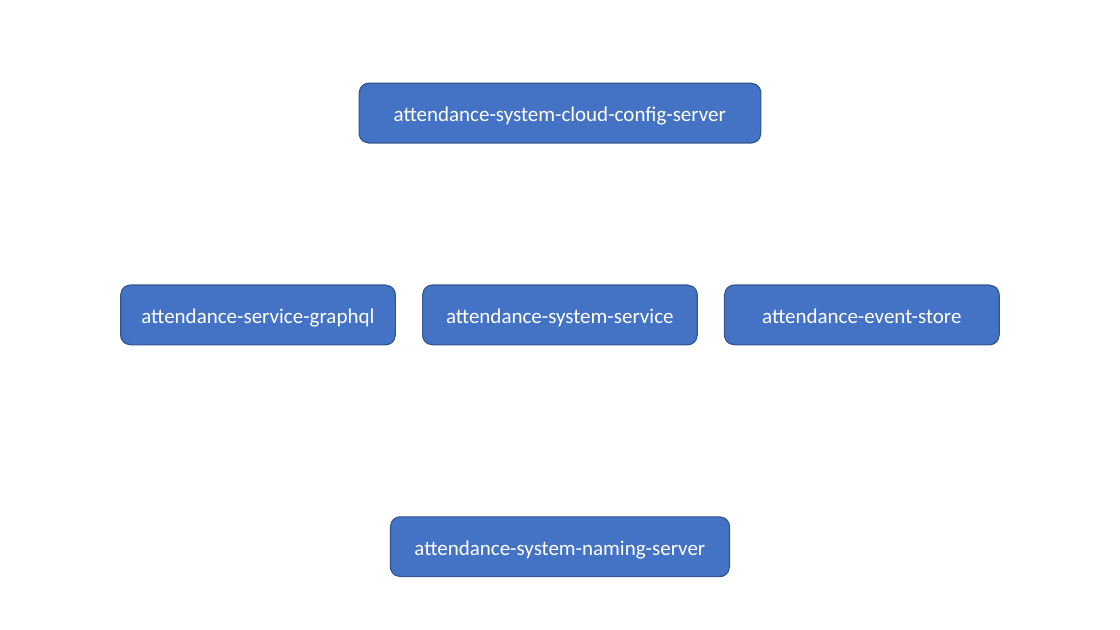
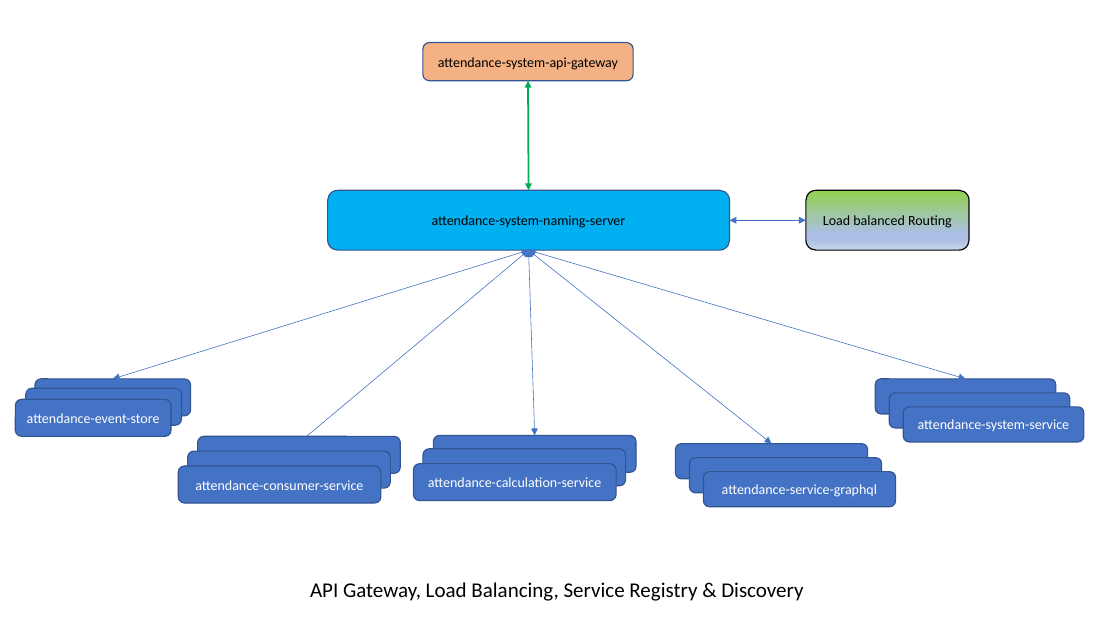
Before and after one commit to avikdigidev/attendance-system, a slide deck: slide 1 of diagrams.pptx. Drawn at 1120x630 pixels with LibreOffice and Linux fonts; fonts in the diff are those of the drawing. Boxes give left, top, right and bottom in pixels: in the first picture for what was removed or moved away, otherwise in the second. Text is boxed around its words. In the diff, an @@ line names an element or a change of style, - is before the commit and + after.

```diff
--- a/diagrams.pptx
+++ b/diagrams.pptx
@@ rounded rectangle "attendance-system-api-gateway": place and size @@
-rounded rectangle "attendance-system-api-gateway" at (391,517,730,576)
+rounded rectangle "attendance-system-api-gateway" at (423,43,633,81)
@@ rounded rectangle "attendance-system-api-gateway" at (423,43,633,81): fill #4472C4 to #F4B183 @@
@@ text in rounded rectangle at (438,57,618,70): text changed; size 18 to 12 pt; text colour #FFFFFF to #000000 @@
-attendance-system-naming-server
+attendance-system-api-gateway
@@ double arrow added from (528, 81) to (528, 191), #00B050 1.5 pt @@
@@ rounded rectangle "attendance-system-naming-server": place and size @@
-rounded rectangle "attendance-system-naming-server" at (359,83,760,143)
+rounded rectangle "attendance-system-naming-server" at (328,191,729,250)
@@ rounded rectangle "attendance-system-naming-server" at (328,191,729,250): fill #4472C4 to #00B0F0 @@
@@ rounded rectangle added at (806,191,969,250), fill gradient #92D050 to #ABC0E4 to #C7D5ED, outline #000000 1 pt, 12 pt, text #000000 @@
+Load balanced Routing
@@ text in rounded rectangle at (432,215,626,228): text changed; size 18 to 12 pt; text colour #FFFFFF to #000000 @@
-attendance-system-cloud-config-server
+attendance-system-naming-server
@@ double arrow added from (729, 220) to (806, 220), #4472C4 0.5 pt @@
@@ double arrow added from (113, 379) to (528, 250), #4472C4 0.5 pt @@
@@ double arrow added from (289, 451) to (528, 250), #4472C4 0.5 pt @@
@@ double arrow added from (535, 435) to (528, 250), #4472C4 0.5 pt @@
@@ double arrow added from (772, 444) to (528, 250), #4472C4 0.5 pt @@
@@ double arrow added from (965, 379) to (528, 250), #4472C4 0.5 pt @@
@@ size 18 to 12 pt in 3 elements at (703,472,896,507), (903,407,1084,442), (26,388,181,425) @@
@@ rounded rectangle "attendance-event-store": place and size @@
-rounded rectangle "attendance-event-store" at (725,285,1000,344)
+rounded rectangle "attendance-event-store" at (26,388,181,425)
@@ rounded rectangle added at (35,379,191,416), fill #4472C4, outline #325491 1 pt @@
@@ rounded rectangle added at (875,379,1056,414), fill #4472C4, outline #325491 1 pt @@
@@ rounded rectangle added at (15,399,171,436), fill #4472C4, outline #325491 1 pt, 12 pt, text #FFFFFF @@
+attendance-event-store
@@ rounded rectangle added at (890,393,1070,429), fill #4472C4, outline #325491 1 pt @@
@@ rounded rectangle "attendance-system-service": place and size @@
-rounded rectangle "attendance-system-service" at (423,285,697,344)
+rounded rectangle "attendance-system-service" at (903,407,1084,442)
@@ rounded rectangle added at (197,436,400,473), fill #4472C4, outline #325491 1 pt @@
@@ rounded rectangle added at (423,449,625,486), fill #4472C4, outline #325491 1 pt @@
@@ rounded rectangle added at (434,435,636,472), fill #4472C4, outline #325491 1 pt @@
@@ rounded rectangle added at (676,444,868,479), fill #4472C4, outline #325491 1 pt @@
@@ rounded rectangle added at (178,466,381,503), fill #4472C4, outline #325491 1 pt, 12 pt, text #FFFFFF @@
+attendance-consumer-service
@@ rounded rectangle added at (187,451,390,488), fill #4472C4, outline #325491 1 pt @@
@@ rounded rectangle added at (413,464,616,501), fill #4472C4, outline #325491 1 pt, 12 pt, text #FFFFFF @@
+attendance-calculation-service
@@ rounded rectangle added at (690,458,882,493), fill #4472C4, outline #325491 1 pt @@
@@ rounded rectangle "attendance-service-graphql": place and size @@
-rounded rectangle "attendance-service-graphql" at (121,285,396,344)
+rounded rectangle "attendance-service-graphql" at (703,472,896,507)
@@ text added at (310,582,803,601), 18 pt, text #000000 @@
+API Gateway, Load Balancing, Service Registry & Discovery
```
Also in this commit, not shown: 2 slides added, 5 other files.
